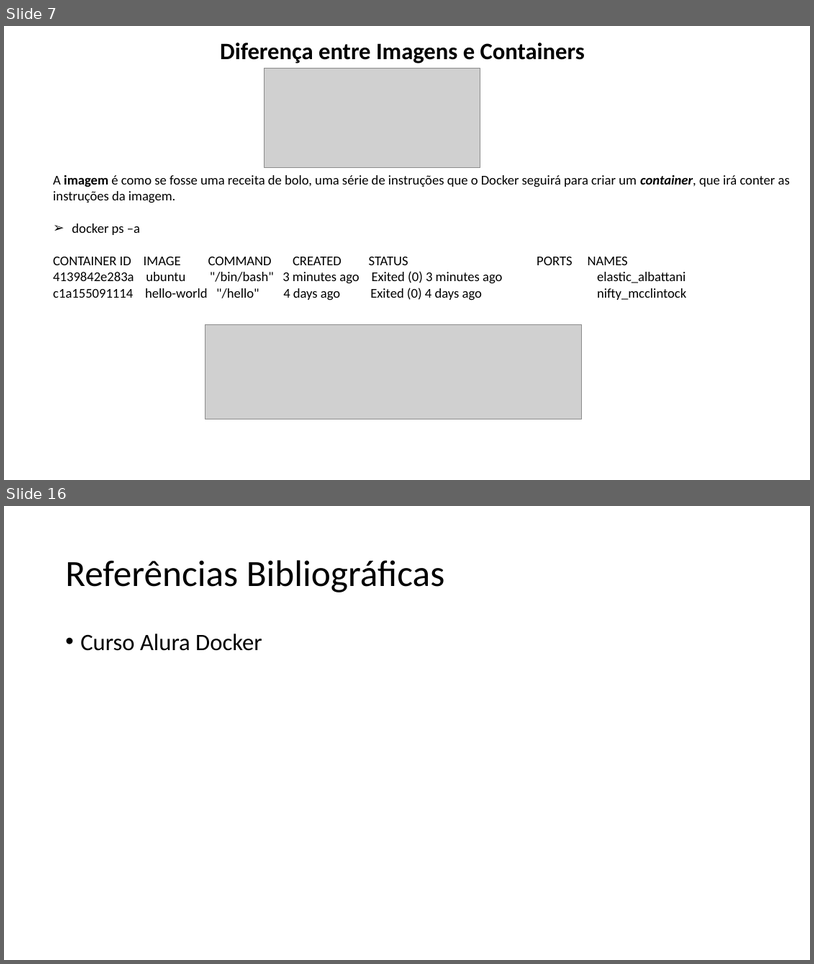
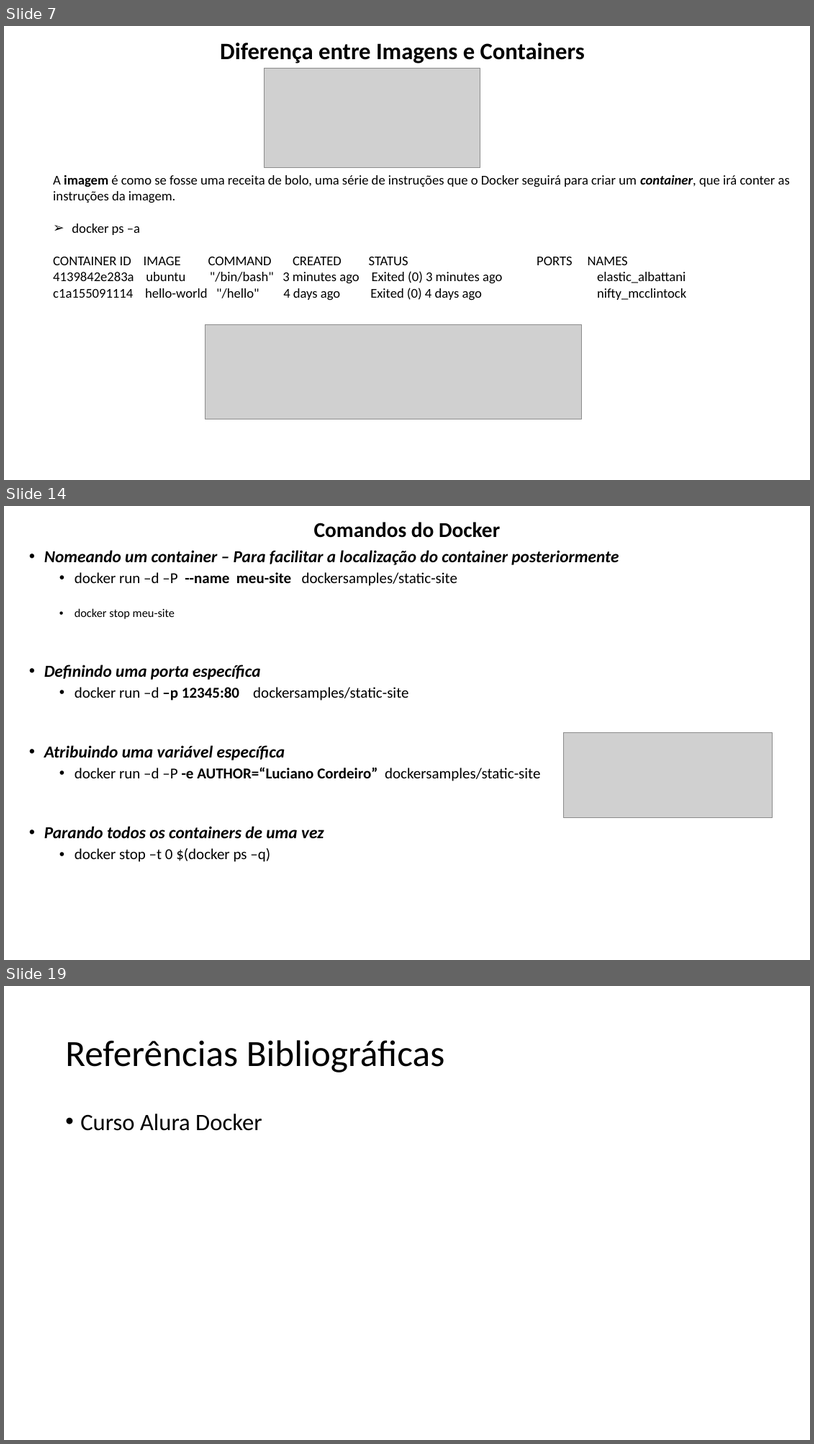
Before and after one commit to lacsousa/learning-docker, a slide deck: docs/docker-resumo.pptx. Shown one above the other, each under a label of ours: slides 7 and 16 before the commit, slides 7, 14 and 19 after it; the slides between them are not shown. The pictures are 814x964 and 814x1444 pixels, drawn with LibreOffice and Linux fonts; fonts in the diff are those of the drawing; grey boxes stand for pictures. Boxes give left, top, right and bottom in pixels: in the first picture for what was removed or moved away, otherwise in the second. Text is boxed around its words. In the diff, an @@ line names an element or a change of style, - is before the commit and + after.

Commit message:
Novos comandos docker

```diff
--- a/docs/docker-resumo.pptx
+++ b/docs/docker-resumo.pptx
@@ slide 14 added at [4,506,810,960], background #FFFFFF @@
@@ title added at [314,522,500,538], 25.2 pt, text #000000, bold @@
+Comandos do Docker
@@ text added at [44,550,619,862], 18 pt, text #000000, bold @@
+• Nomeando um container – Para facilitar a localização do container posteriormente
+  • docker run –d –P --name meu-site dockersamples/static-site
+  • docker stop meu-site
+• Definindo uma porta específica
+  • docker run –d –p 12345:80 dockersamples/static-site
+• Atribuindo uma variável específica
+  • docker run –d –P -e AUTHOR=“Luciano Cordeiro” dockersamples/static-site
+• Parando todos os containers de uma vez
+  • docker stop –t 0 $(docker ps –q)
@@ picture added at [564,733,773,818] @@
@@ what was slide 16 is now slide 19 @@
```
Also in this commit, not shown: 1 slide changed, 6 other slides added, 4 slides removed, 2 other files.
